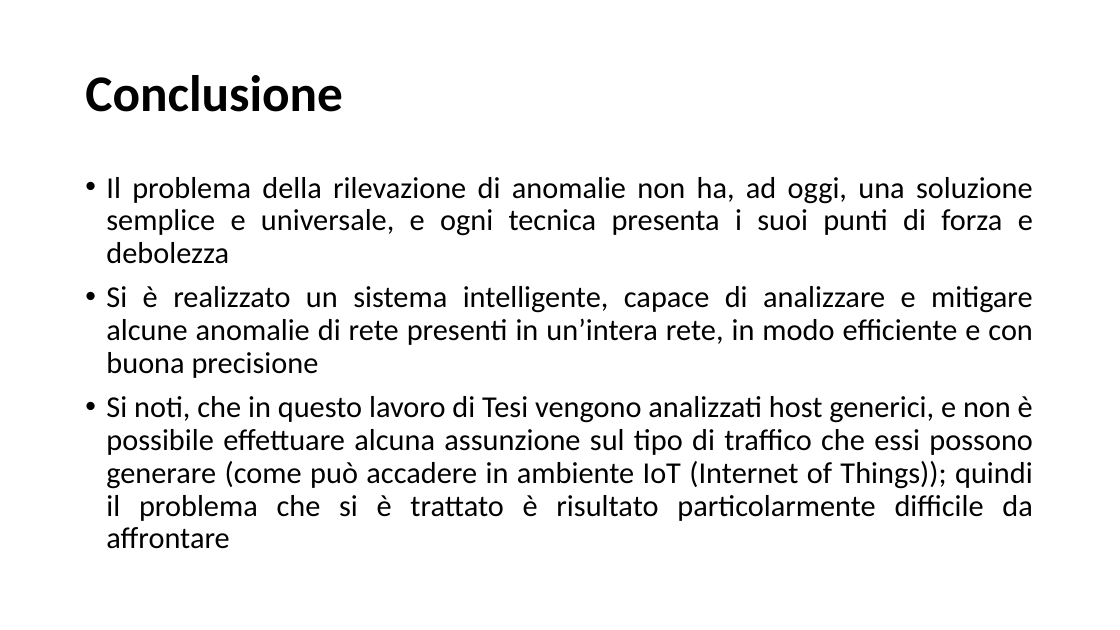
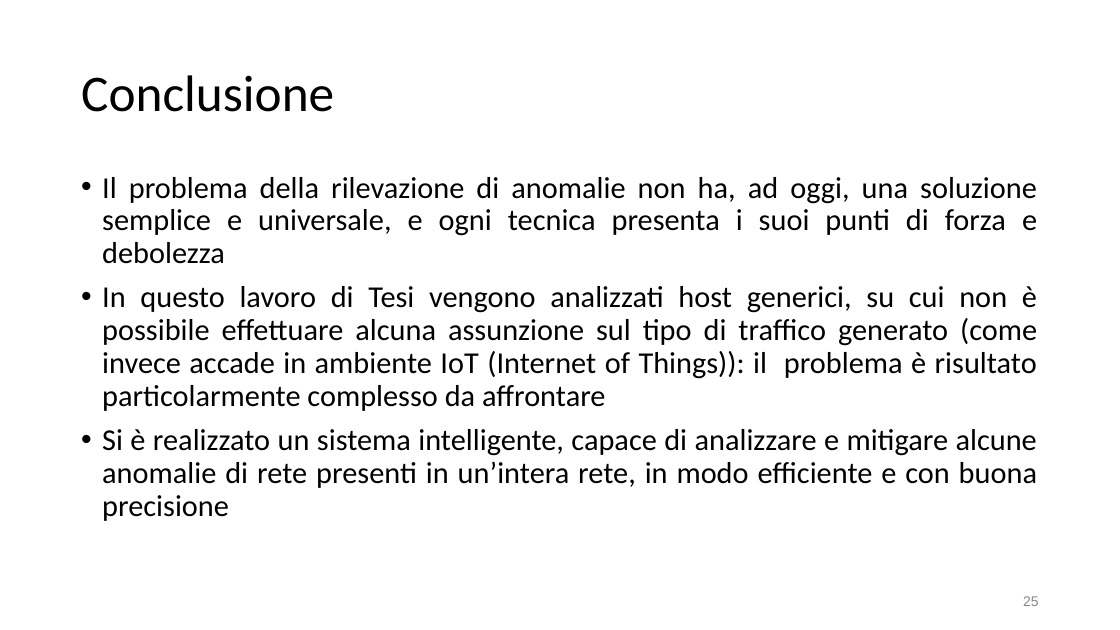
Before and after one commit to SalvatoreCostantino/Network-Time-Series-Analyzer, a slide deck: slide 25 of Tesi/slide tesi.pptx (slide 38 before the commit). Drawn at 1120x630 pixels with LibreOffice and Linux fonts; fonts in the diff are those of the drawing. Boxes give left, top, right and bottom in pixels: in the first picture for what was removed or moved away, otherwise in the second. Text is boxed around its words. In the diff, an @@ line names an element or a change of style, - is before the commit and + after.

```diff
--- a/Tesi/slide tesi.pptx
+++ b/Tesi/slide tesi.pptx
@@ title "Conclusione" at (81,75,334,112): bold off @@
@@ text at (102,286,1037,411): paragraph added @@
+• In questo lavoro di Tesi vengono analizzati host generici, su cui non è possibile effettuare alcuna assunzione sul tipo di traffico generato (come invece accade in ambiente IoT (Internet of Things)): il problema è risultato particolarmente complesso da affrontare
@@ text at (106,396,1033,549): paragraph removed @@
-• Si noti, che in questo lavoro di Tesi vengono analizzati host generici, e non è possibile effettuare alcuna assunzione sul tipo di traffico che essi possono generare (come può accadere in ambiente IoT (Internet of Things)); quindi il problema che si è trattato è risultato particolarmente difficile da affrontare
@@ page number added at (1023,596,1039,606), 12 pt, text #888888 @@
+25
```
Also in this commit, not shown: 18 other slides changed, 6 slides added, 19 slides removed, 9 other files.
